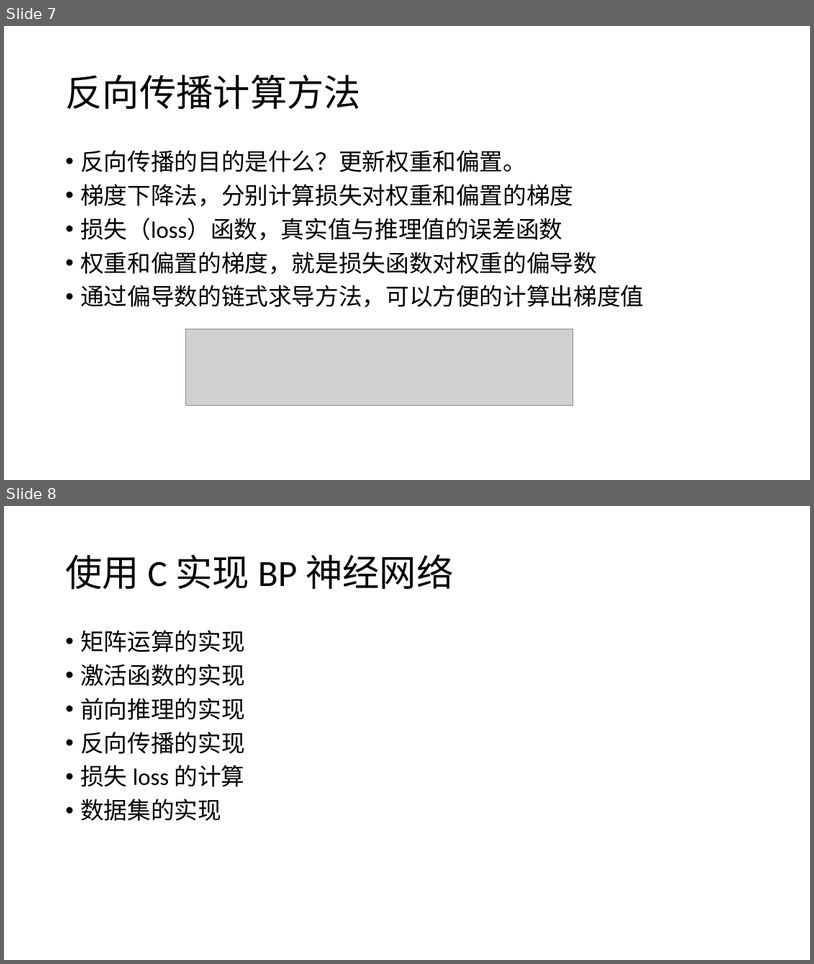
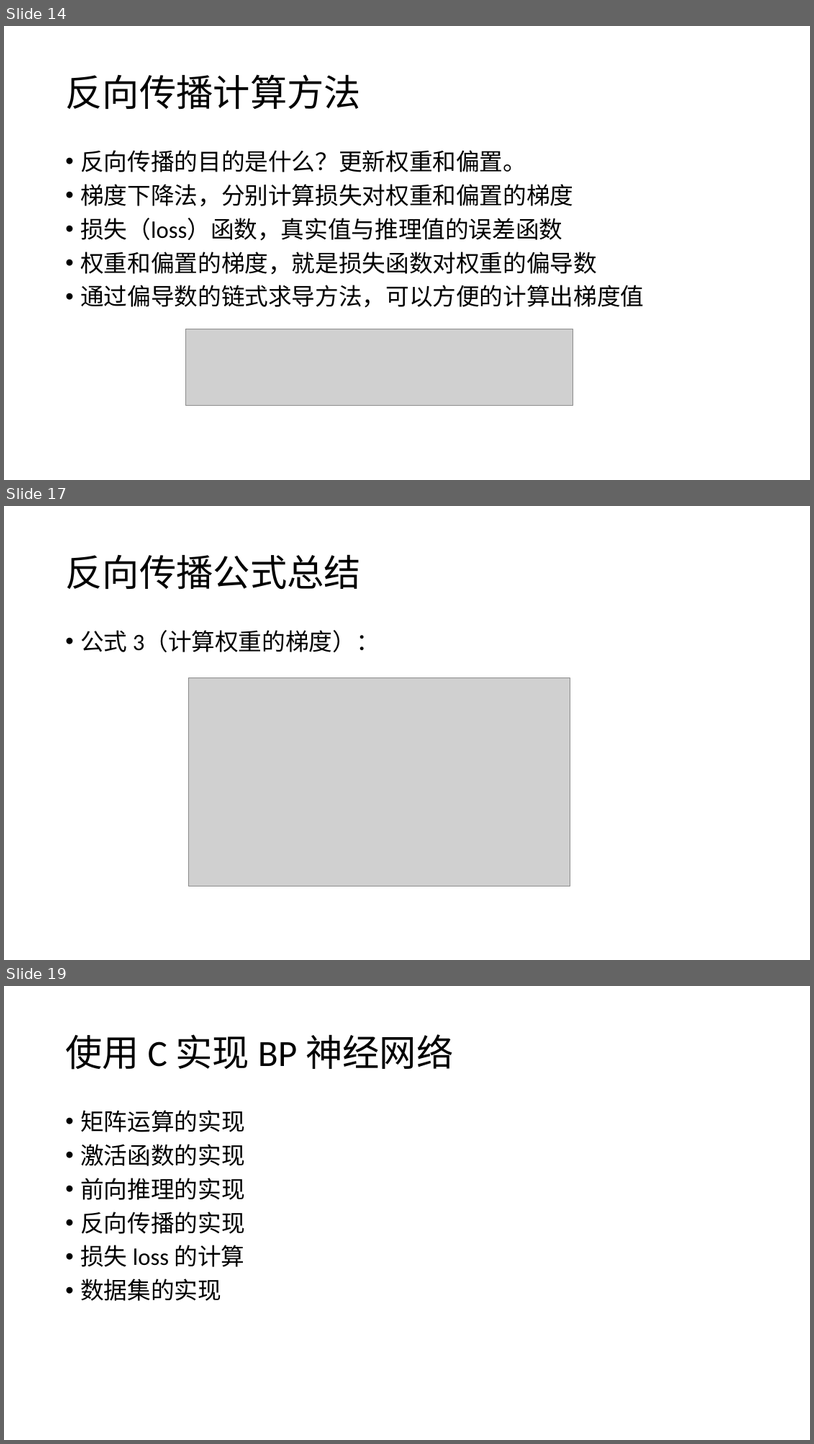
Before and after one commit to rockcarry/ffann, a slide deck: docs/BP 神经网络 C 语言实现与项目应用.pptx. Shown one above the other, each under a label of ours: slides 7 and 8 before the commit, slides 14, 17 and 19 after it; the slides between them are not shown. The pictures are 814x964 and 814x1444 pixels, drawn with LibreOffice and Linux fonts; fonts in the diff are those of the drawing; grey boxes stand for pictures. Boxes give left, top, right and bottom in pixels: in the first picture for what was removed or moved away, otherwise in the second. Text is boxed around its words. In the diff, an @@ line names an element or a change of style, - is before the commit and + after.

```diff
--- a/docs/BP 神经网络 C 语言实现与项目应用.pptx
+++ b/docs/BP 神经网络 C 语言实现与项目应用.pptx
@@ slide 17 added at bbox=[4, 506, 810, 960], background #FFFFFF @@
@@ title added at bbox=[65, 554, 361, 590], 44 pt, text #000000 @@
+反向传播公式总结
@@ text added at bbox=[80, 630, 380, 652], 28 pt, text #000000 @@
+• 公式 3（计算权重的梯度）：
@@ picture added at bbox=[188, 678, 570, 886] @@
@@ what was slide 7 is now slide 14 @@
@@ what was slide 8 is now slide 19 @@
```
Also in this commit, not shown: 2 slides changed, 29 other slides added.
